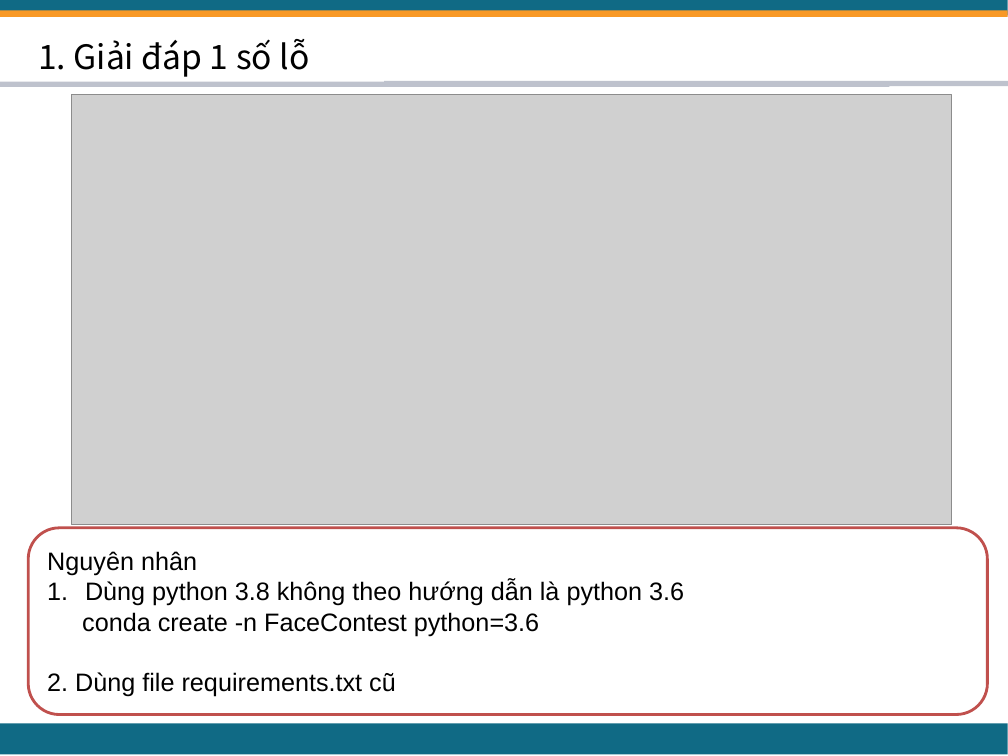
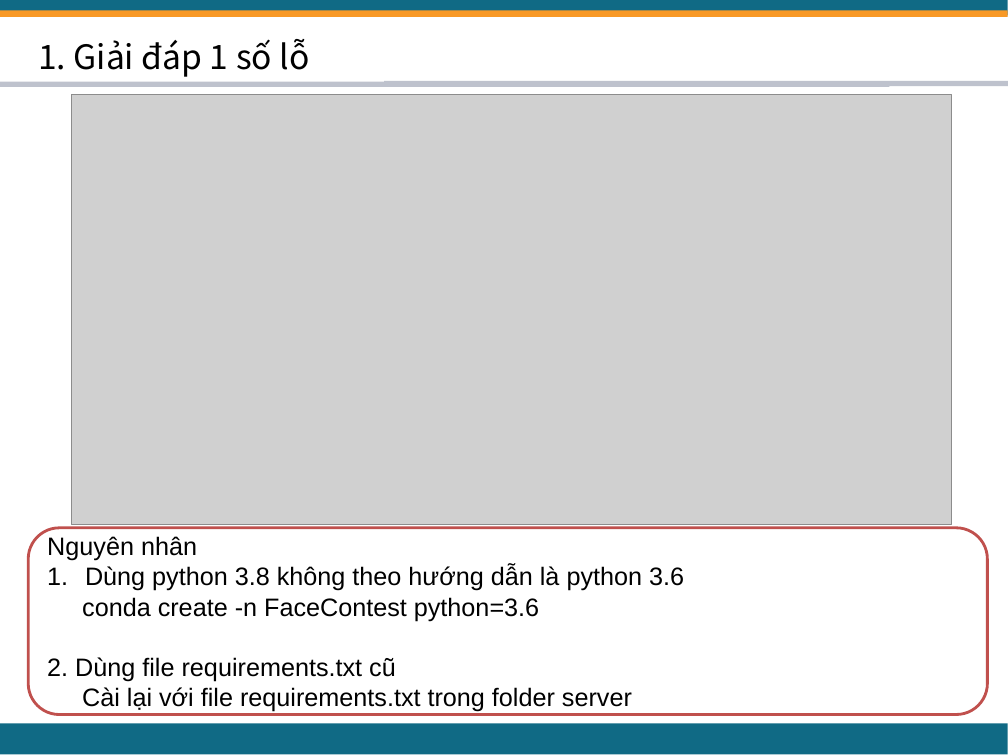
Before and after one commit to evil-nerver-die/FaceRecognitionContest, a slide deck: slide 3 of Doc/01_TaiLieuThamKhao/TaiLieuThamKhao2.pptx. Drawn at 1008x756 pixels with LibreOffice and Linux fonts; fonts in the diff are those of the drawing; grey boxes stand for pictures. Boxes give left, top, right and bottom in pixels: in the first picture for what was removed or moved away, otherwise in the second. Text is boxed around its words. In the diff, an @@ line names an element or a change of style, - is before the commit and + after.

```diff
--- a/Doc/01_TaiLieuThamKhao/TaiLieuThamKhao2.pptx
+++ b/Doc/01_TaiLieuThamKhao/TaiLieuThamKhao2.pptx
@@ text in rounded rectangle at <box>82,687,632,712</box>: paragraph added @@
+Cài lại với file requirements.txt trong folder server
```
Also in this commit, not shown: 2 other slides changed, 1 slide added, 7 other files.
